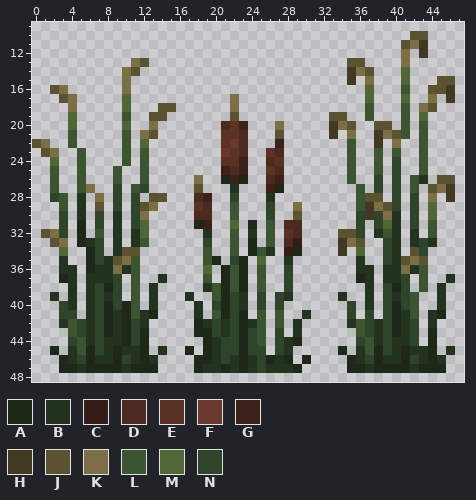
A pixel-art sprite gets an edit: src/assets/gauntlet/textures/decoration/foliage/cat_tail.png. Above is the file before it was changed.
The file is 64x64 pixels. Colours within 5 levels of each other are drawn and written as one. Shown: x 0..47, y 9..48.
Palette (. is transparent): A #1e2818  B #24331f  C #331d16  D #4d2a1f  E #5b3226  F #6a382e  G #3a221a  H #423925  J #5b5232  K #7c6f45  L #3c5431  M #506636  N #2f452b
The same view after the edit:
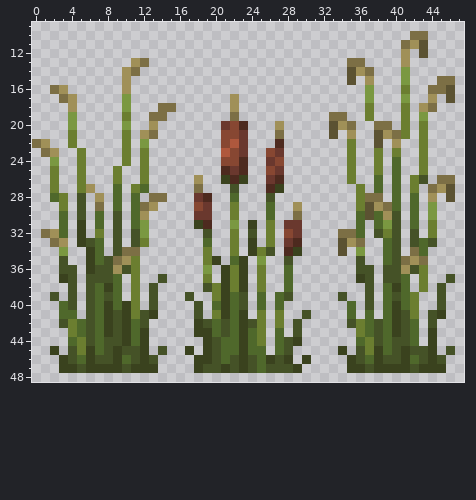
Edits made:
@@ palette @@
-A #1e2818
+A #3a421e
-B #24331f
+B #455227
-D #4d2a1f
+D #6a382e
-E #5b3226
+E #874732
-F #6a382e
+F #af583d
-G #3a221a
+G #4d2a1f
-H #423925
+H #5b5232
-J #5b5232
+J #7c6f45
-K #7c6f45
+K #a09058
-L #3c5431
+L #6b7e30
-M #506636
+M #7a9841
-N #2f452b
+N #4f682b
@@ x 26..31 @@
 32 L.ED..
-33 L.DC..
-34 B.CA..
+33 L.DG..
+34 B.GA..
 35 ..B...
Pixel boxes of the changes (left, top, right, bottom) in both pictures:
changed: (32, 31, 455, 373)
